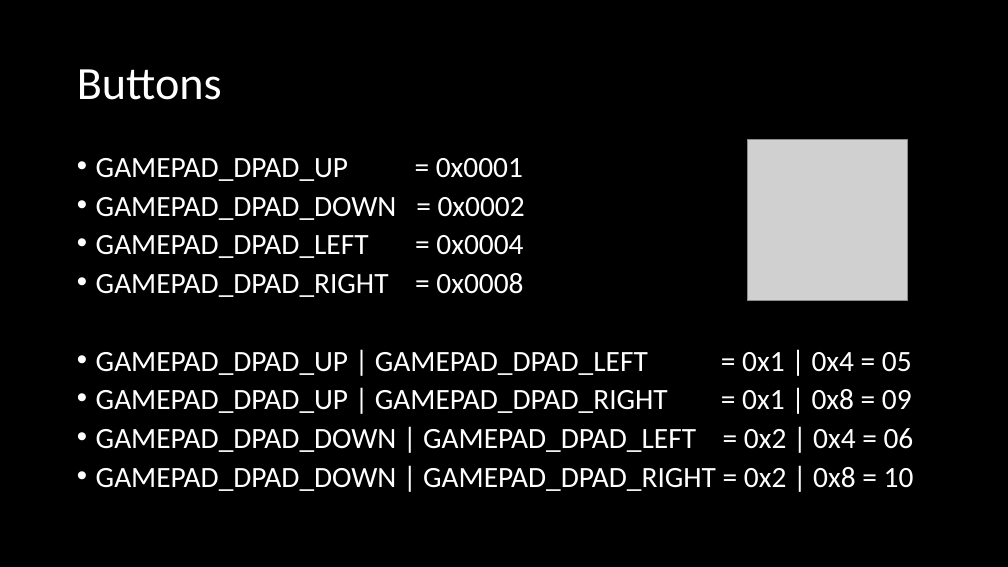
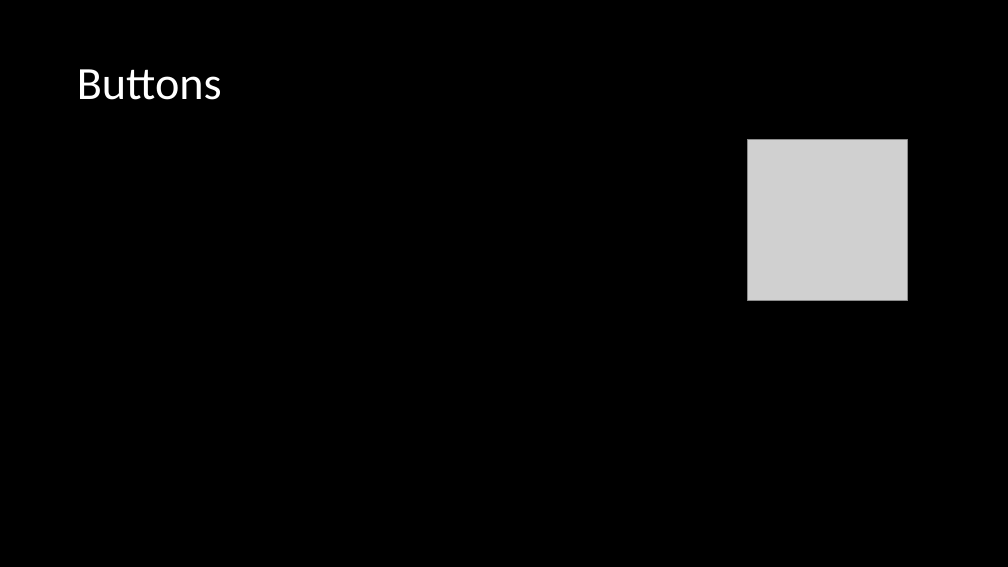
Before and after one commit to CozmoRobots/joystick, a slide deck: slide 3 of Xbox One Controller.pptx. Drawn at 1008x567 pixels with LibreOffice and Linux fonts; fonts in the diff are those of the drawing; grey boxes stand for pictures. Boxes give left, top, right and bottom in pixels: in the first picture for what was removed or moved away, otherwise in the second. Text is boxed around its words. In the diff, an @@ line names an element or a change of style, - is before the commit and + after.

Commit message:
changes

```diff
--- a/Xbox One Controller.pptx
+++ b/Xbox One Controller.pptx
@@ text removed at (96, 158, 914, 491) @@
-• GAMEPAD_DPAD_UP = 0x0001
-• GAMEPAD_DPAD_DOWN = 0x0002
-• GAMEPAD_DPAD_LEFT = 0x0004
-• GAMEPAD_DPAD_RIGHT = 0x0008
-• GAMEPAD_DPAD_UP | GAMEPAD_DPAD_LEFT = 0x1 | 0x4 = 05
-• GAMEPAD_DPAD_UP | GAMEPAD_DPAD_RIGHT = 0x1 | 0x8 = 09
-• GAMEPAD_DPAD_DOWN | GAMEPAD_DPAD_LEFT = 0x2 | 0x4 = 06
-• GAMEPAD_DPAD_DOWN | GAMEPAD_DPAD_RIGHT = 0x2 | 0x8 = 10
```
Also in this commit, not shown: 2 other slides changed.
